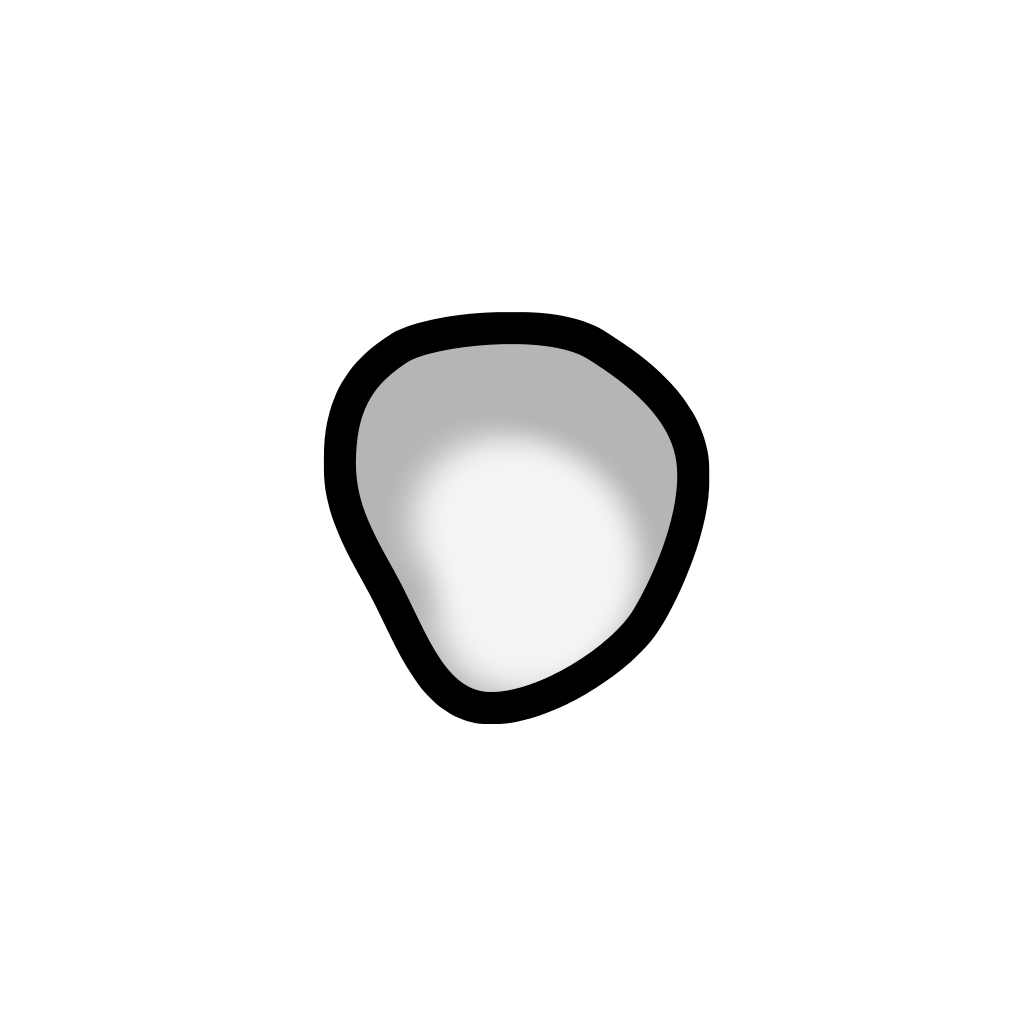
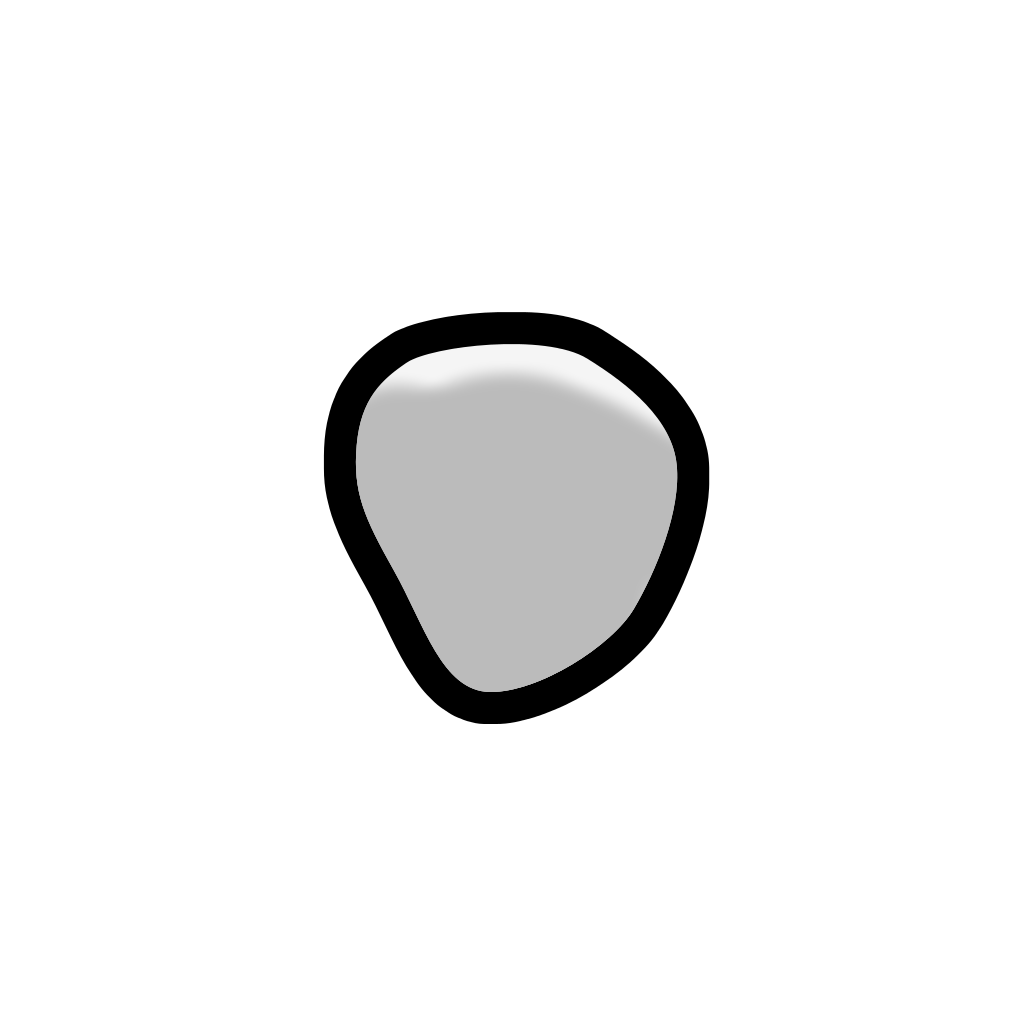
The second 1024px x 1024px image is a revision of the first. Changes to its layers:
renamed "Edge #1" to "Highlight", painted on it, masked it over box(355, 360, 678, 692)
painted on "Base", masked it over box(355, 344, 678, 692)
